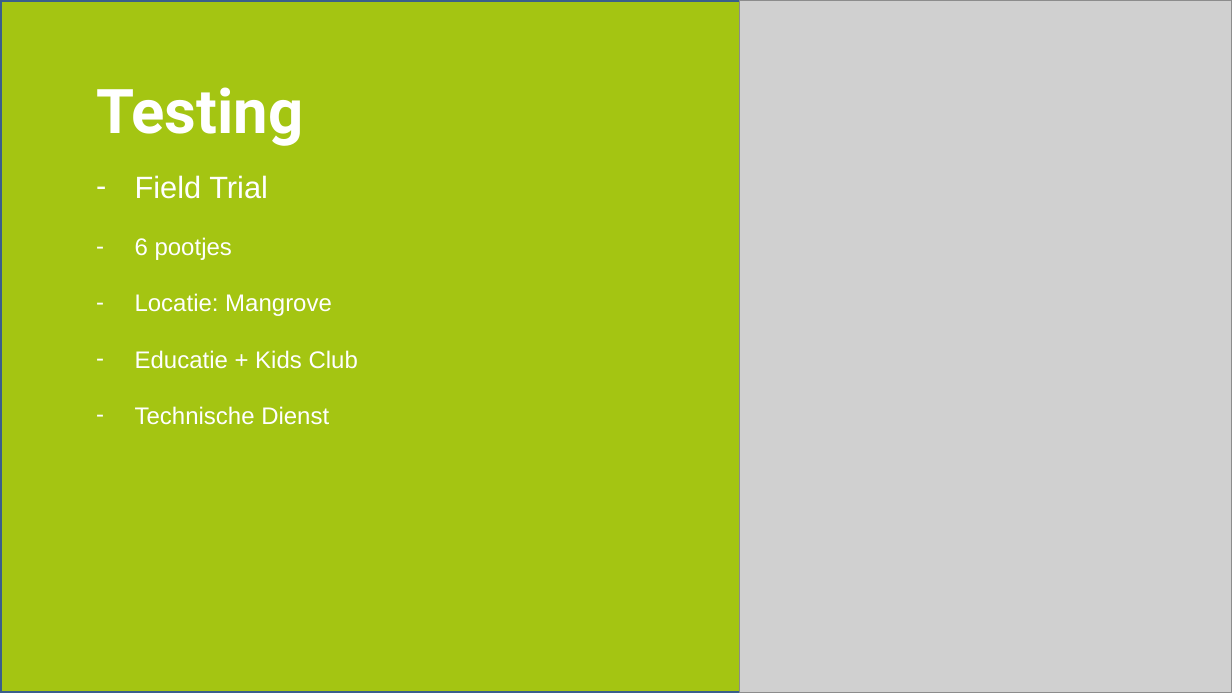
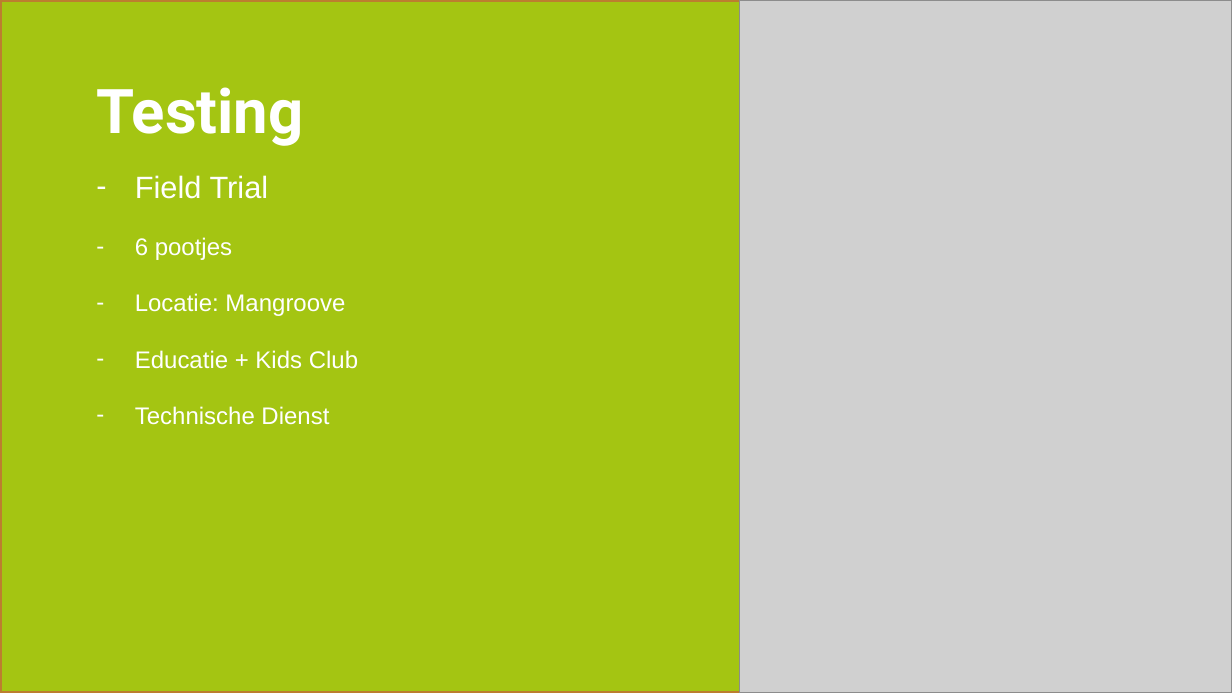
Before and after one commit to Mastermindzh/nj2017-iot-dwa-BurgersZoo1, a slide deck: slide 14 of groepsprocess/Presentaties/Tussenpresentatie (groep 1 & 2).pptx (slide 13 before the commit). Drawn at 1232x693 pixels with LibreOffice and Linux fonts; fonts in the diff are those of the drawing; grey boxes stand for pictures. Boxes give left, top, right and bottom in pixels: in the first picture for what was removed or moved away, otherwise in the second. Text is boxed around its words. In the diff, an @@ line names an element or a change of style, - is before the commit and + after.

```diff
--- a/groepsprocess/Presentaties/Tussenpresentatie (groep 1 & 2).pptx
+++ b/groepsprocess/Presentaties/Tussenpresentatie (groep 1 & 2).pptx
@@ rectangle at (0,0,1232,692): outline #3A5F8C 2 pt to #BD7F2F 2 pt @@
@@ text at (135,293,345,316): text changed @@
-  – Locatie: Mangrove
+  – Locatie: Mangroove
```
Also in this commit, not shown: 12 other slides changed, 7 slides added, 1 slide removed, 3 other files.
